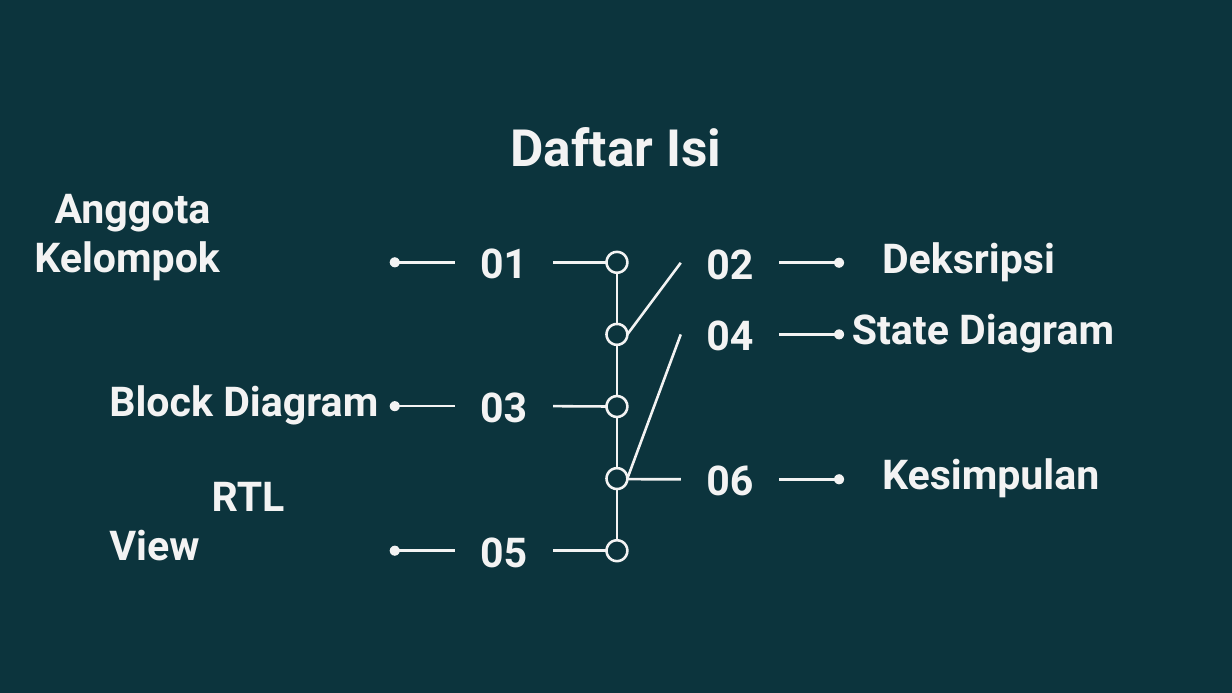
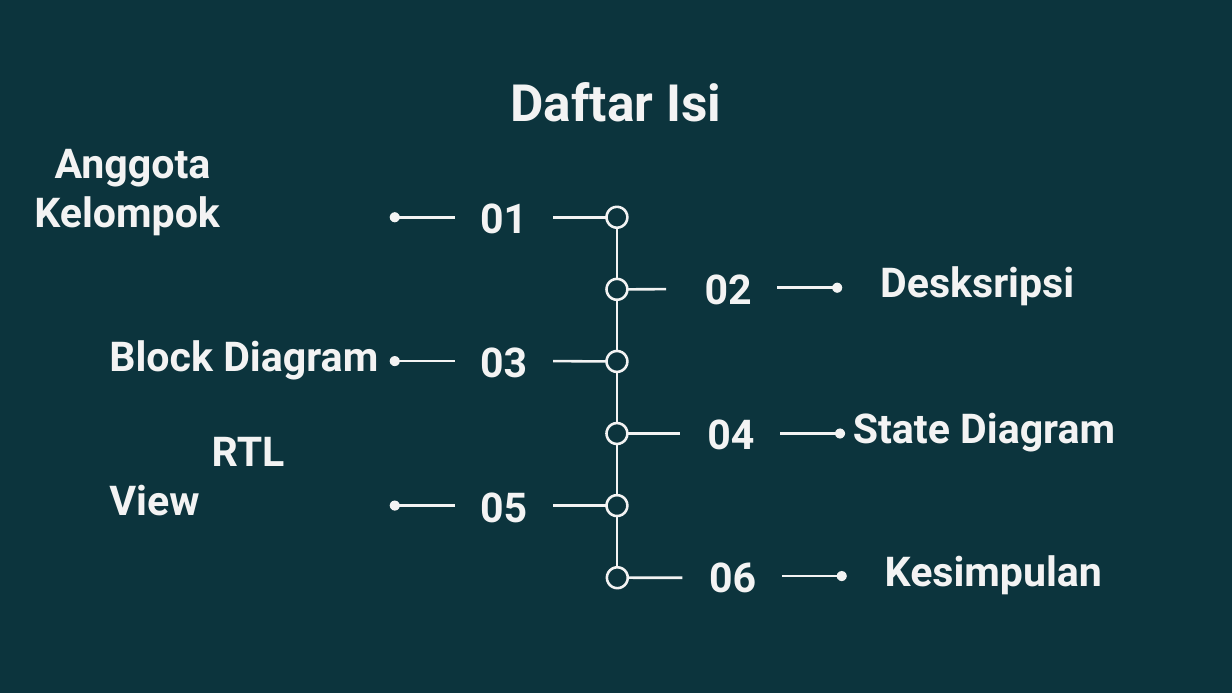
Before and after one commit to varrel123/Digital-Marine-Debris-Remover-Machine---A9, a slide deck: slide 2 of PPT_A9_Digital Marine Debris Remover Machine.pptx. Drawn at 1232x693 pixels with LibreOffice and Linux fonts; fonts in the diff are those of the drawing; background and template pictures are left out. Boxes give left, top, right and bottom in pixels: in the first picture for what was removed or moved away, otherwise in the second. Text is boxed around its words. In the diff, an @@ line names an element or a change of style, - is before the commit and + after.

```diff
--- a/PPT_A9_Digital Marine Debris Remover Machine.pptx
+++ b/PPT_A9_Digital Marine Debris Remover Machine.pptx
@@ 7 texts, 7 lines, 5 ellipses, 3 arrows moved together from (x1=34, y1=127, x2=721, y2=568) to (x1=34, y1=82, x2=721, y2=523) @@
@@ text "02" moved from (x1=706, y1=249, x2=753, y2=280) to (x1=705, y1=274, x2=752, y2=305) @@
@@ text at (x1=880, y1=266, x2=1074, y2=306): text changed @@
-Deksripsi
+Desksripsi
@@ line moved from (627, 334) - (681, 262) to (627, 290) - (667, 290) @@
@@ arrow moved from (780, 262) - (839, 262) to (777, 288) - (838, 288) @@
@@ line moved from (627, 478) - (681, 334) to (627, 434) - (680, 434) @@
@@ 3 texts, 2 arrows, 1 line moved together from (x1=627, y1=313, x2=1114, y2=498) to (x1=628, y1=412, x2=1115, y2=595) @@
@@ line added from (617, 516) to (617, 567), #F3F3F3 1.5 pt @@
@@ ellipse added at (x1=607, y1=567, x2=628, y2=588), outline #F3F3F3 1.5 pt @@
@@ text "06" moved from (x1=706, y1=465, x2=753, y2=496) to (x1=709, y1=562, x2=756, y2=593) @@
```
Also in this commit, not shown: 2 other slides changed.
